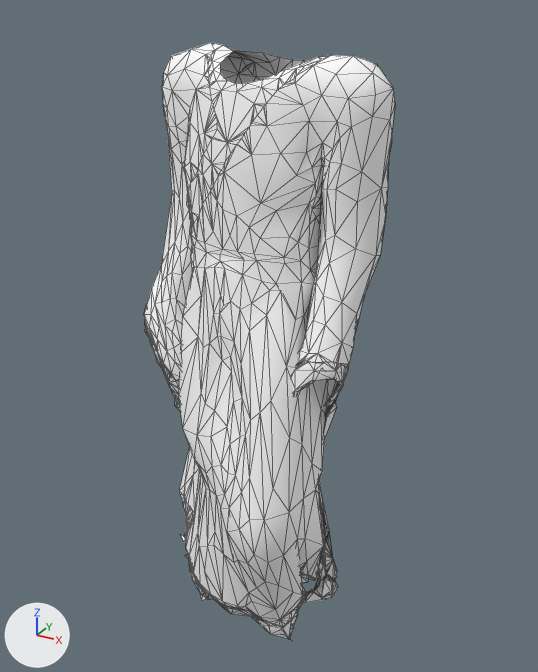
A saved change to the glTF model public/between/m/dusk/robe-baked-idle.glb.
Both versions are drawn from a 50 mm camera at (0.793, -1.386, 1.505) aimed at (0.049, -0.034, 0.828). Arrows for +X, +Y and +Z are at lower left; the lights stay in place. The picture after the commit comes second. Both versions are drawn at full value of the shape key 'target_14' of 'robe-baked-idle'; the numbers are the values there. Mesh edges are drawn as thin lines. Vertices at exactly the same position are counted once.

Names of what the first picture shows: 'robe-baked-idle'.
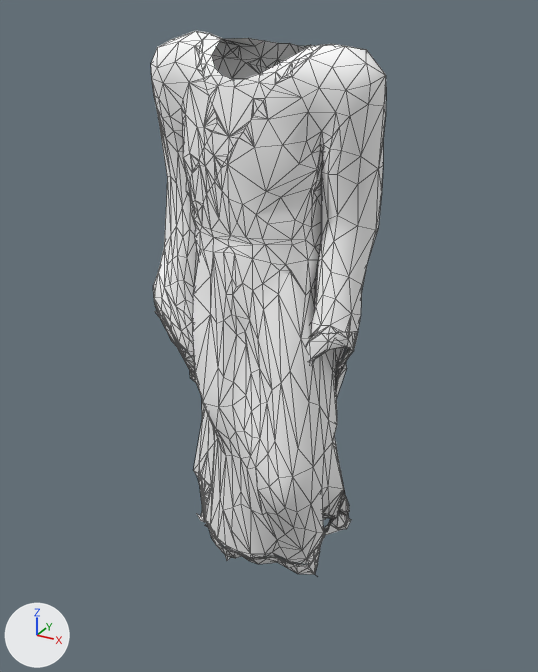
Location of each change, (x1, y1, x2, y2) in pixels of the pictures (538 x 672 px; the box of a moved part takes in the faces that stretch with it):
'robe-baked-idle', reshaped (6% narrower, 9% shorter)
    before: (144, 42, 395, 640)
    after: (151, 31, 386, 575)
part 1 of me_robe_baked_idle, moved or reshaped
    before: (292, 362, 349, 442)
    after: (306, 332, 358, 399)
part 2 of me_robe_baked_idle, moved or reshaped
    before: (144, 325, 180, 408)
    after: (155, 306, 195, 380)
part 3 of me_robe_baked_idle, moved or reshaped
    before: (144, 42, 395, 640)
    after: (151, 31, 386, 575)

Edits to the bpy script that builds the scene:
```text
Change me_robe_baked_idle:
    used by ob_robe_baked_idle; location = (0.0, 0.0, 0.0)
    remove me_robe_baked_idle.from_pydata(...)  # 2003 vertices, 3075 faces; spans x -0.221..0.332, y -0.344..0.056, z 0.108..1.443
    add me_robe_baked_idle.from_pydata(...)  # 2003 vertices, 3075 faces; spans x -0.24..0.29, y -0.171..0.23, z 0.116..1.464
    me_robe_baked_idle part 1: the loose piece of 139 vertices spanning x 0.165..0.307, y -0.24..-0.131, z 0.627..0.896 is multiplied about its middle by the matrix ((0.993, -0.116, 0.014), (0.117, 0.983, -0.14), (0.002, 0.14, 0.99)), then moved by (-0.041, 0.149, 0.009)
    me_robe_baked_idle part 2: the loose piece of 153 vertices spanning x -0.192..-0.069, y -0.234..-0.098, z 0.665..0.884 is multiplied about its middle by the matrix ((0.993, -0.117, 0.009), (0.117, 0.984, -0.131), (0.007, 0.131, 0.991)), then moved by (-0.04, 0.102, 0.011)
    me_robe_baked_idle part 3: 1711 of 2003 vertices moved; they spanned x -0.221..0.332, y -0.344..0.056, z 0.108..1.443 and now span x -0.24..0.29, y -0.171..0.23, z 0.116..1.464; mean shift (-0.04, 0.121, 0.014); largest move (0.241, -0.09, 0.195) -> (0.182, 0.136, 0.223)
```
